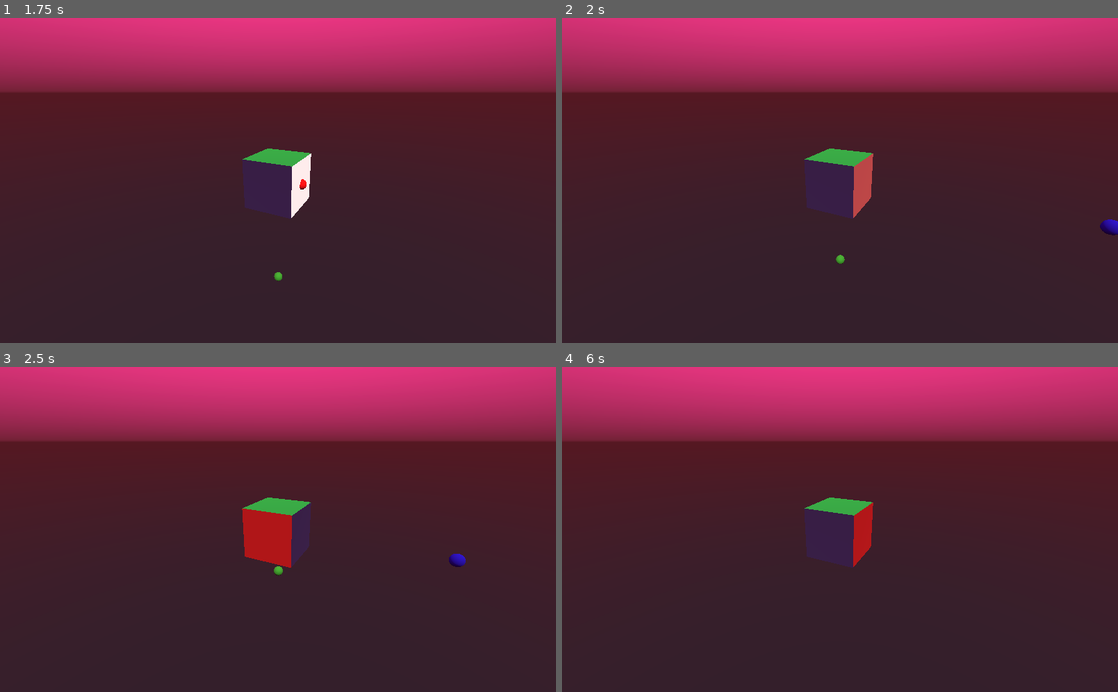
Above: before the commit, frames 1-4 (two rows, left to right).
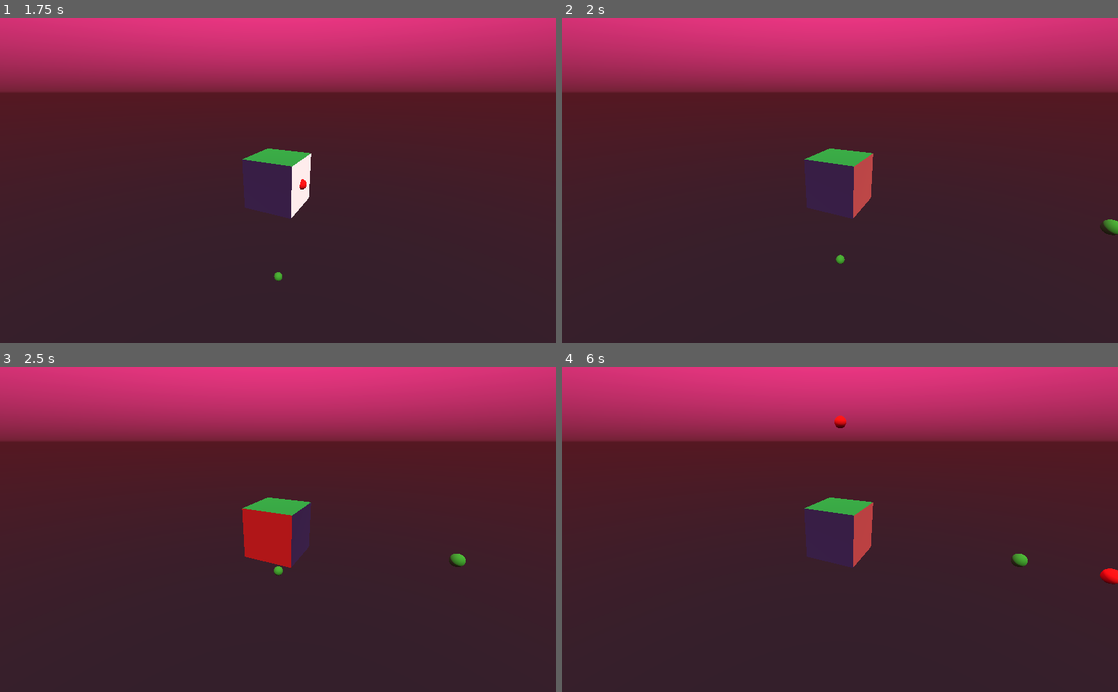
Above: after the commit, the same moments.

Repository: ajweeks/droplet_jam_01
Game: Godot game, scene res://scenes/main_scene.tscn
Two runs of this game, one before a commit and one after it. Both use one fixed random seed, a clock stepped at 60 frames per second and the inputs below.
Inputs:
- Up to frame 1 (1.75 s): hold S (rotate_x_neg) 0.53-1.28 s; tap W (rotate_x_pos) at 1.35 s
- Up to frame 2 (2 s): no input
- Up to frame 3 (2.5 s): hold D (rotate_y_neg) from 2.03 s (still down)
- Up to frame 4 (6 s): release D (rotate_y_neg) at 2.78 s; tap A (rotate_y_pos) at 2.85 s; tap Enter at 3.5 s; hold E (rotate_z_neg) 3.53-4.28 s; tap Q (rotate_z_pos) at 4.35 s; hold S (rotate_x_neg) 5.03-5.78 s; tap W (rotate_x_pos) at 5.85 s

Frame 1 is identical in both runs. In frame 2, 0.1% of the frame differs, in the area x 96-100%, y 61-67%; in frame 3, 0.1%; in frame 4, 0.8%, in the area x 49-100%, y 14-67%.

Commit message:
Fix projectile allocation

Diff:
--- a/scripts/main_game.gd
+++ b/scripts/main_game.gd
@@ -25,8 +25,8 @@
 func _ready():
 	songs.append([])
 	songs[0].append(120) # BPM
-	songs[0].append("x...Y...x...Y...")
-	songs[0].append("r...g...b...r...")
+	songs[0].append("x...Y...x...Y...x...y.x.x.y.")
+	songs[0].append("r...g...g...g...r...r.g.r.g.")
 
 	cube_inst = cube.instance()
 	add_child(cube_inst);
@@ -38,6 +38,7 @@
 	spawn_dirs.append(Vector3.UP)
 	spawn_dirs.append(-Vector3.UP)
 	spawn_dirs.append(Vector3.FORWARD)
+	spawn_dirs.append(-Vector3.FORWARD)
 
 func dirCharToDir(dir_char):
 	match dir_char:
@@ -65,11 +66,10 @@
 	beat_index = int(elapsed_time_in_song / secPerBeat)
 
 	if p_beat_index != beat_index and beat_index < songs[song_index][1].length():
-		print(beat_index)
-		var new_projectile = next_projectile()
 		var dirs : String = songs[song_index][1]
 		var dir_char := dirs[beat_index]
 		if dir_char != '.':
+			var new_projectile = next_projectile()
 			var dir = dirCharToDir(dir_char)
 			var colors : String = songs[song_index][2]
 			var color = colorCharToColIdx(colors[beat_index])
@@ -79,7 +79,7 @@
 			new_projectile.set_color(color)
 
 	for i in range(projectiles.size()):
-		if projectiles[i].transform.origin.distance_squared_to(center) < 0.1:
+		if projectiles_used[i] and projectiles[i].transform.origin.distance_squared_to(center) < 0.1:
 			projectiles[i].transform.origin = Vector3(9999,9999,9999)
 			projectiles_used[i] = false
 
@@ -98,7 +98,7 @@
 
 func next_projectile_index():
 	for i in range(projectiles_used.size()):
-		if !projectiles_used[i]:
+		if not projectiles_used[i]:
 			return i;
 	resize_projectiles_array(int(ceil(projectiles.size() * 1.5)))
 	return next_projectile_index()
@@ -109,5 +109,4 @@
 	return projectiles[next_index]
 
 func onProjectileHit(axis: int, index: int):
-	print("projectile hit axis " + str(axis) + " and index " + str(index))
 	cube_inst.lightFace(axis, index)
